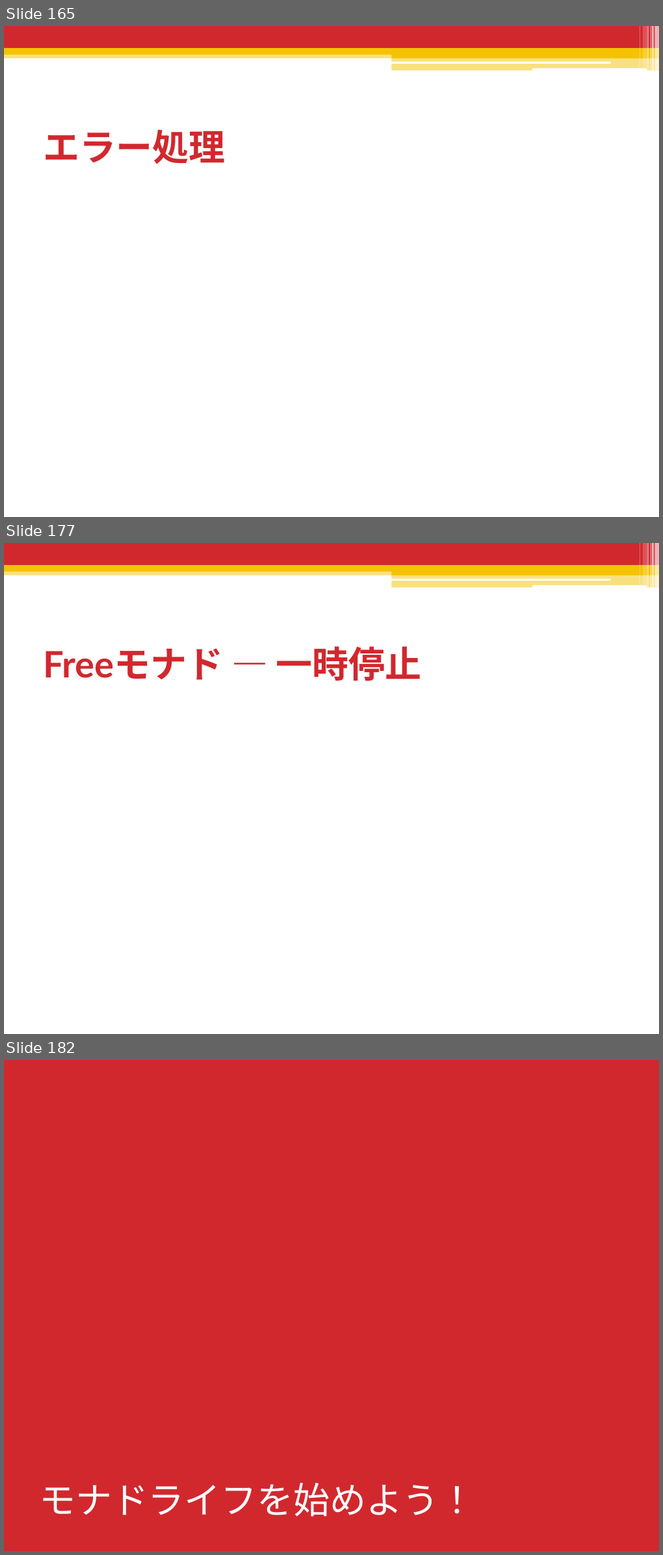
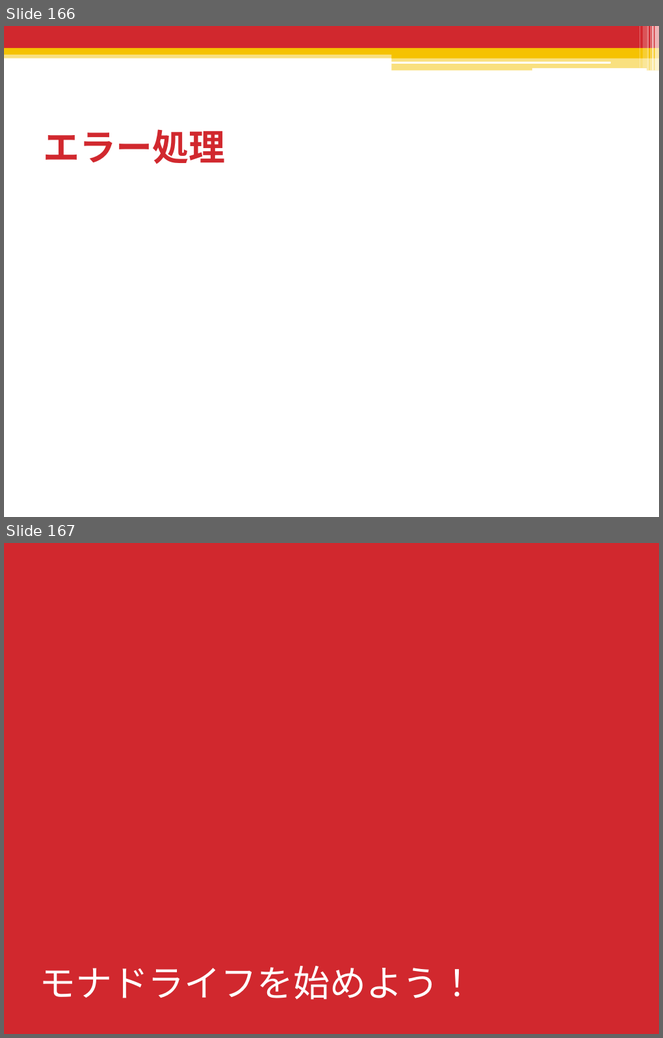
Before and after one commit to shiatsumat/HaskellLecture, a slide deck: 2_monad/slides/2_monad.pptx. Shown one above the other, each under a label of ours: slides 165, 177 and 182 before the commit, slides 166 and 167 after it; the slides between them are not shown. The pictures are 663x1555 and 663x1038 pixels, drawn with LibreOffice and Linux fonts; fonts in the diff are those of the drawing. Boxes give left, top, right and bottom in pixels: in the first picture for what was removed or moved away, otherwise in the second. Text is boxed around its words. In the diff, an @@ line names an element or a change of style, - is before the commit and + after.

```diff
--- a/2_monad/slides/2_monad.pptx
+++ b/2_monad/slides/2_monad.pptx
@@ slide 177 removed at (4,543,659,1034), background #FFFFFF; not listed: 13 template elements that a slide beside it also shows @@
@@ title removed at (43,646,422,681) @@
-Freeモナド ― 一時停止
@@ what was slide 165 is now slide 166 @@
@@ what was slide 182 is now slide 167 @@
```
Also in this commit, not shown: 3 slides changed, 1 slide added, 15 other slides removed, 2 other files.
